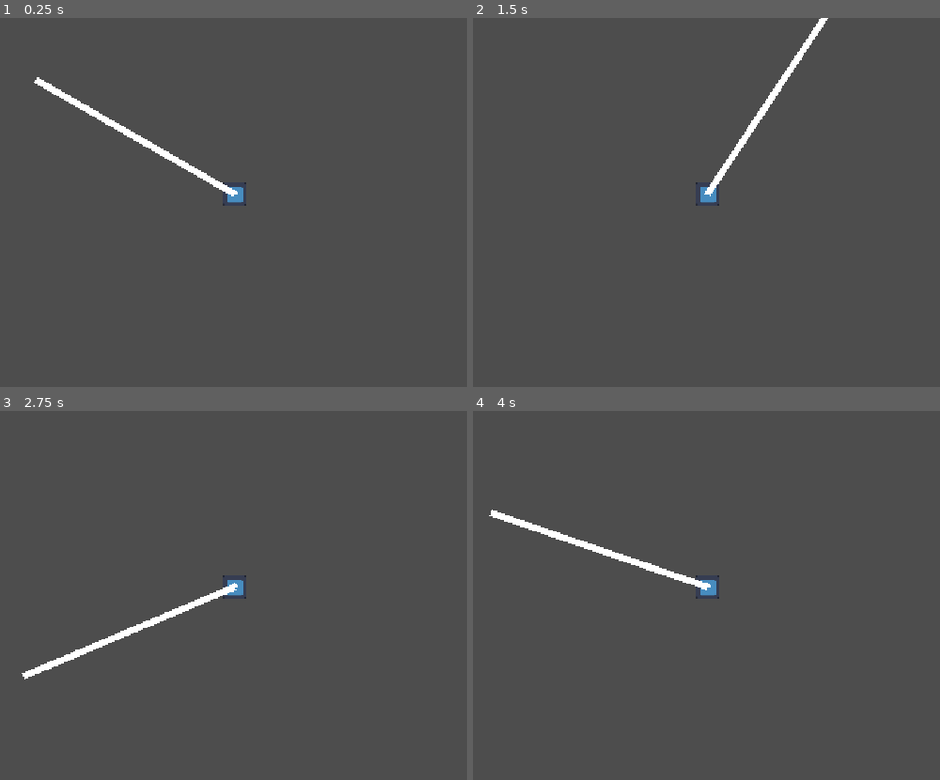
Above: before the commit, frames 1-4 (two rows, left to right).
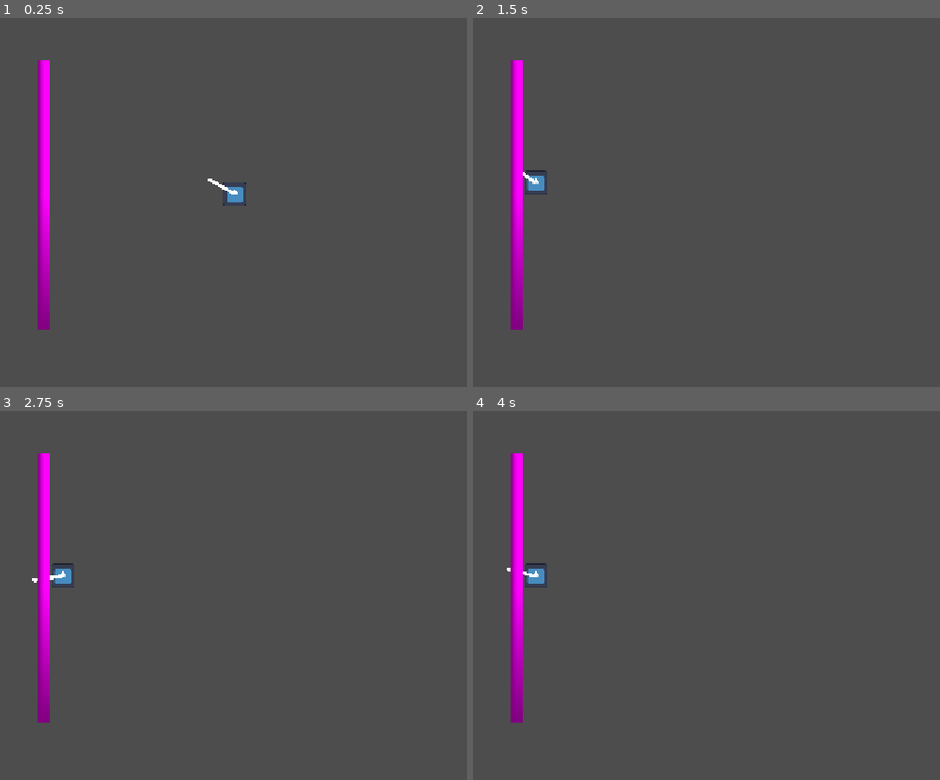
Above: after the commit, the same moments.

Repository: mosssara/Golfgame_project
Game: Godot game, scene res://scene/level_scene/Lv_test.tscn
The game is run twice, just before and just after one commit, with the same random seed, the same clock (stepped at 60 frames per second) and the same inputs. The engine's default icon, where the game draws it, is replaced by a stand-in: a white triangle on a blue panel in a dark square.
Inputs (mouse positions are in pixels of both pictures, inside the frame that each line leads up to):
- Up to frame 1 (0.25 s): no input
- Up to frame 2 (1.5 s): tap Enter at 0.5 s; move the mouse to (935, 209) at 0.52 s; click (935, 209) at 0.67 s; tap Space at 1.25 s; drag from (617, 250) to (729, 313) at 1.27 s
- Up to frame 3 (2.75 s): tap Enter at 2 s; move the mouse to (368, 529) at 2.02 s; click (368, 529) at 2.17 s
- Up to frame 4 (4 s): tap Space at 2.75 s; drag from (729, 706) to (543, 558) at 2.77 s; tap Enter at 3.5 s; move the mouse to (outside the picture) at 3.52 s; click (outside the picture) at 3.67 s

The runs differ from the first frame. In frame 1, 2.7% of the frame differs, in the area x 7-51%, y 11-85%; in frame 2, 3.0%; in frame 3, 3.1%, in the area x 4-53%, y 11-85%; in frame 4, 3.1%.

Commit message:
golf continue
-power according to mouse distance
-collide
-need to work on physic

Diff:
--- a/Script/golf_ball.gd
+++ b/Script/golf_ball.gd
@@ -1,23 +1,37 @@
 extends RigidBody2D
 @onready var guide_line : Line2D = $Line2D
+@onready var raycast_down: RayCast2D = $"RayCast-down"
+@onready var raycast_left: RayCast2D = $"RayCast-left"
+@onready var raycast_up: RayCast2D = $"RayCast-up"
+@onready var raycast_right: RayCast2D = $"RayCast-right"
 
 
 var mouse_pos = null
 var golf_pos = null
-var speed = 10.0
+var speed = 200 #default base speed edit here if want to change all speed
 var line_rotation = 0
 var target = 0
+var dragforce = 10
 # Called every frame. 'delta' is the elapsed time since the previous frame.
 func _process(delta: float) -> void:
 	mouse_pos = get_global_mouse_position()
 	golf_pos = get_global_position()
-	print("Mouse Position now is At: ",mouse_pos)
-	print("Golf Position now is At: ",golf_pos)
+
 	#line_rotation is where line actualGGly look to cursor
 	line_rotation = (rad_to_deg(get_angle_to(mouse_pos)))+90
-	#
+
 	target = line_rotation+180
 	guide_line.global_rotation_degrees = target
+	print("Linear velo",get_linear_velocity())
+
 func _input(event: InputEvent) -> void:
-	if event is InputEventMouseButton and event.is_pressed() and event.button_index == MOUSE_BUTTON_LEFT:
-			print("Wow, a left mouse click")
+	if event is InputEventMouseButton and event.is_pressed() and event.button_index == MOUSE_BUTTON_LEFT and (linear_velocity <= Vector2(1.2,1.2) and linear_velocity >= Vector2(-1.2,-1.2)):
+		#power is for distance calculate to how much force
+		var distanceVec = abs((mouse_pos - golf_pos))
+		var power = (distanceVec[0]**2)+(distanceVec[1]**2)
+		power = round(sqrt(power))
+		print("power:",power)
+		print("left mouse click Hit")
+		print("angle: ",Vector2.from_angle(get_angle_to(mouse_pos)))
+		apply_central_force(((Vector2.from_angle(get_angle_to(mouse_pos)))*speed*power*-1))
+		print("Linear velo",get_linear_velocity())
--- a/scene/Golf_ball.tscn
+++ b/scene/Golf_ball.tscn
@@ -19,6 +19,10 @@
 
 [node name="golfball" type="RigidBody2D" unique_id=1080908085]
 gravity_scale = 0.0
+continuous_cd = 1
+contact_monitor = true
+max_contacts_reported = 1
+linear_damp = 1.0
 script = ExtResource("1_skk3x")
 
 [node name="AnimatedSprite2D" type="AnimatedSprite2D" parent="." unique_id=1764240781]
@@ -30,4 +34,21 @@
 
 [node name="Line2D" type="Line2D" parent="." unique_id=2094625322]
 scale = Vector2(1, 9.2550535)
-points = PackedVector2Array(0, 0, 0, -7.808674, 0, -28.07502, 0, -38)
+points = PackedVector2Array(0, 0, 0, -5)
+width = 5.0
+joint_mode = 1
+
+[node name="RayCast-down" type="RayCast2D" parent="." unique_id=1322781755]
+target_position = Vector2(0, 22)
+
+[node name="RayCast-left" type="RayCast2D" parent="." unique_id=592861171]
+rotation = 1.5707964
+target_position = Vector2(0, 22)
+
+[node name="RayCast-up" type="RayCast2D" parent="." unique_id=1195102964]
+rotation = -3.1415925
+target_position = Vector2(0, 22)
+
+[node name="RayCast-right" type="RayCast2D" parent="." unique_id=1991035134]
+rotation = -1.5707963
+target_position = Vector2(0, 22)
--- a/scene/level_scene/Lv_test.tscn
+++ b/scene/level_scene/Lv_test.tscn
@@ -1,8 +1,31 @@
 [gd_scene format=3 uid="uid://eprjaq8l6l0m"]
 
 [ext_resource type="PackedScene" uid="uid://cifuwdeev0bxu" path="res://scene/Golf_ball.tscn" id="1_u7l2c"]
+
+[sub_resource type="PhysicsMaterial" id="PhysicsMaterial_skk3x"]
+
+[sub_resource type="PhysicsMaterial" id="PhysicsMaterial_b1lj4"]
+
+[sub_resource type="RectangleShape2D" id="RectangleShape2D_13qdw"]
+size = Vector2(20, 414)
+
+[sub_resource type="PlaceholderTexture2D" id="PlaceholderTexture2D_xrivr"]
 
 [node name="Node2D" type="Node2D" unique_id=1681354239]
 
 [node name="RigidBody2D" parent="." unique_id=1080908085 instance=ExtResource("1_u7l2c")]
 position = Vector2(482, 270)
+physics_material_override = SubResource("PhysicsMaterial_skk3x")
+lock_rotation = true
+
+[node name="StaticBody2D" type="StaticBody2D" parent="." unique_id=1448804285]
+position = Vector2(190, 270)
+physics_material_override = SubResource("PhysicsMaterial_b1lj4")
+
+[node name="CollisionShape2D" type="CollisionShape2D" parent="StaticBody2D" unique_id=225404953]
+shape = SubResource("RectangleShape2D_13qdw")
+
+[node name="Sprite2D" type="Sprite2D" parent="StaticBody2D" unique_id=499119868]
+position = Vector2(-0.11679077, 0.36644363)
+scale = Vector2(-19.88379, 413.91345)
+texture = SubResource("PlaceholderTexture2D_xrivr")
